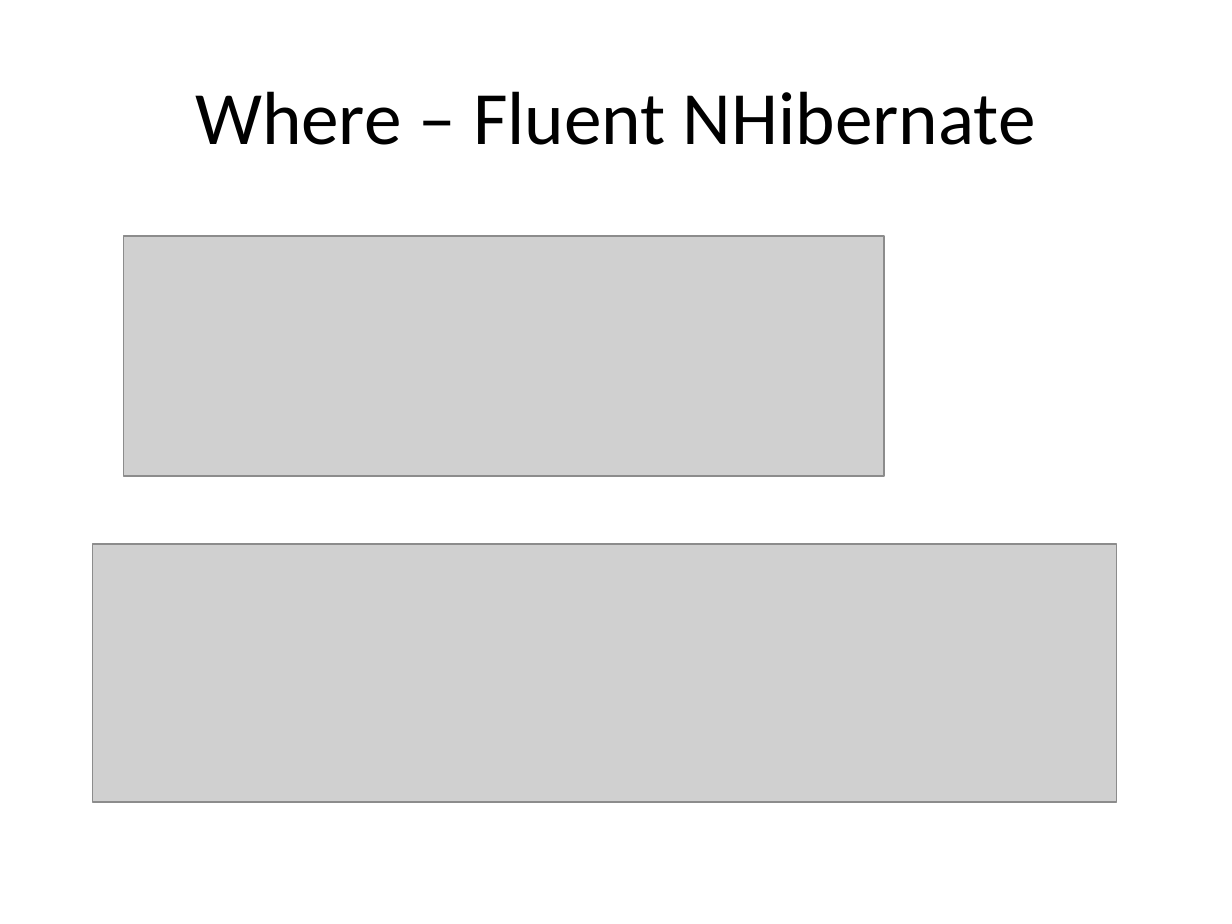
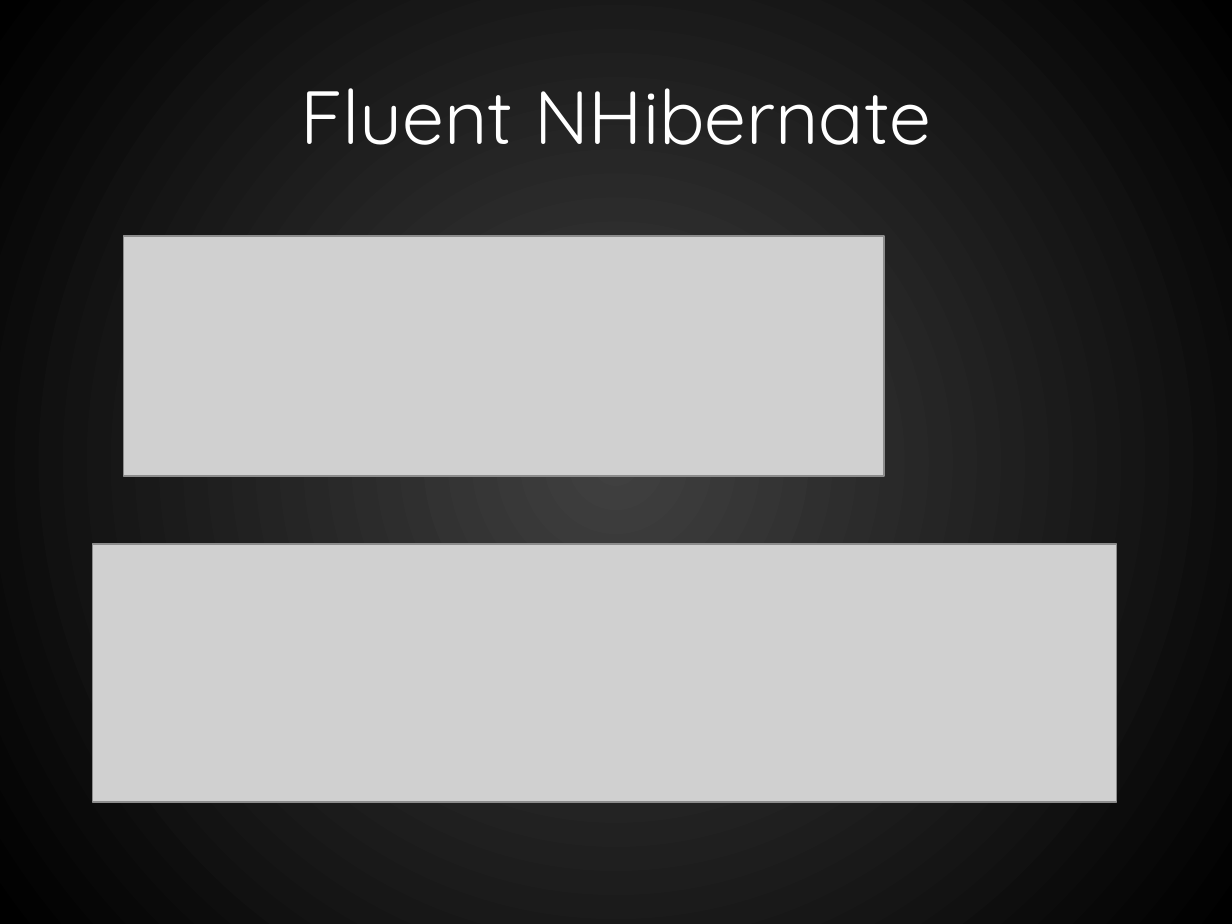
Before and after one commit to RookieOne/Evolve-Your-Code, a slide deck: slide 26 of EvolveYourCode.pptx (slide 25 before the commit). Drawn at 1232x924 pixels with LibreOffice and Linux fonts; fonts in the diff are those of the drawing; grey boxes stand for pictures. Boxes give left, top, right and bottom in pixels: in the first picture for what was removed or moved away, otherwise in the second. Text is boxed around its words. In the diff, an @@ line names an element or a change of style, - is before the commit and + after.

```diff
--- a/EvolveYourCode.pptx
+++ b/EvolveYourCode.pptx
@@ background #FFFFFF to gradient #404040 to #000000 @@
@@ title at [300, 88, 931, 145]: text changed; font Calibri to Quicksand; text colour #000000 to #FFFFFF @@
-Where – Fluent NHibernate
+Fluent NHibernate
```
Also in this commit, not shown: 30 other slides changed, 14 slides added, 1 slide removed, 15 other files.
